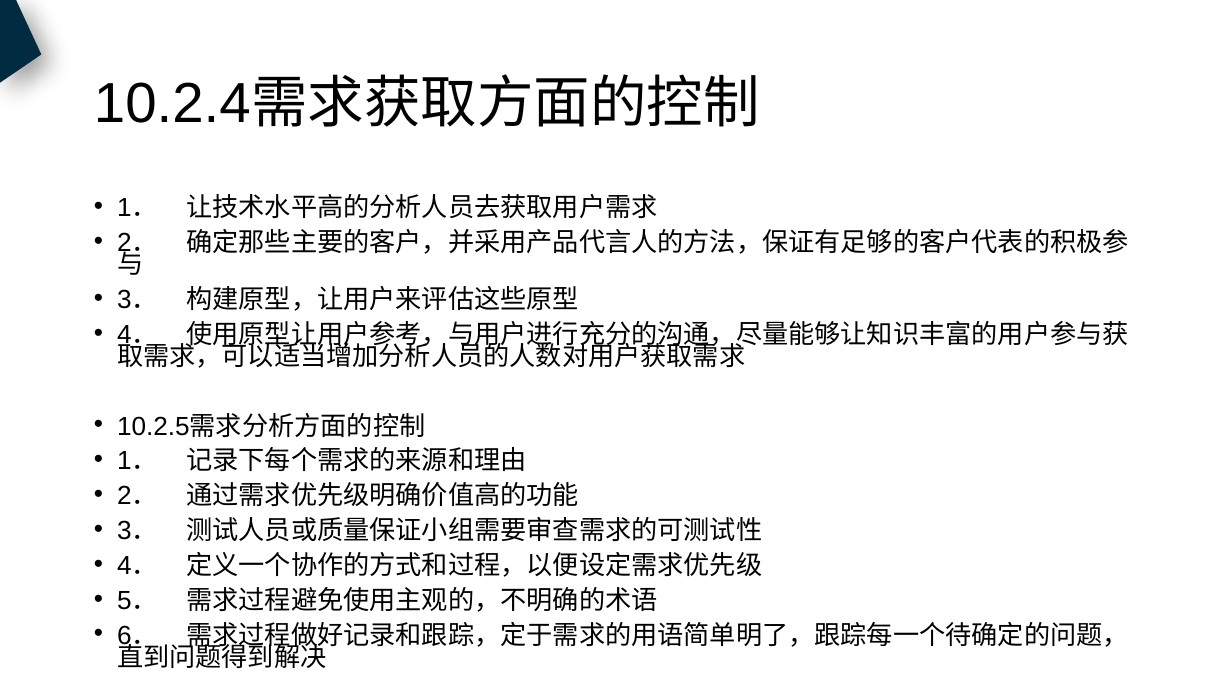
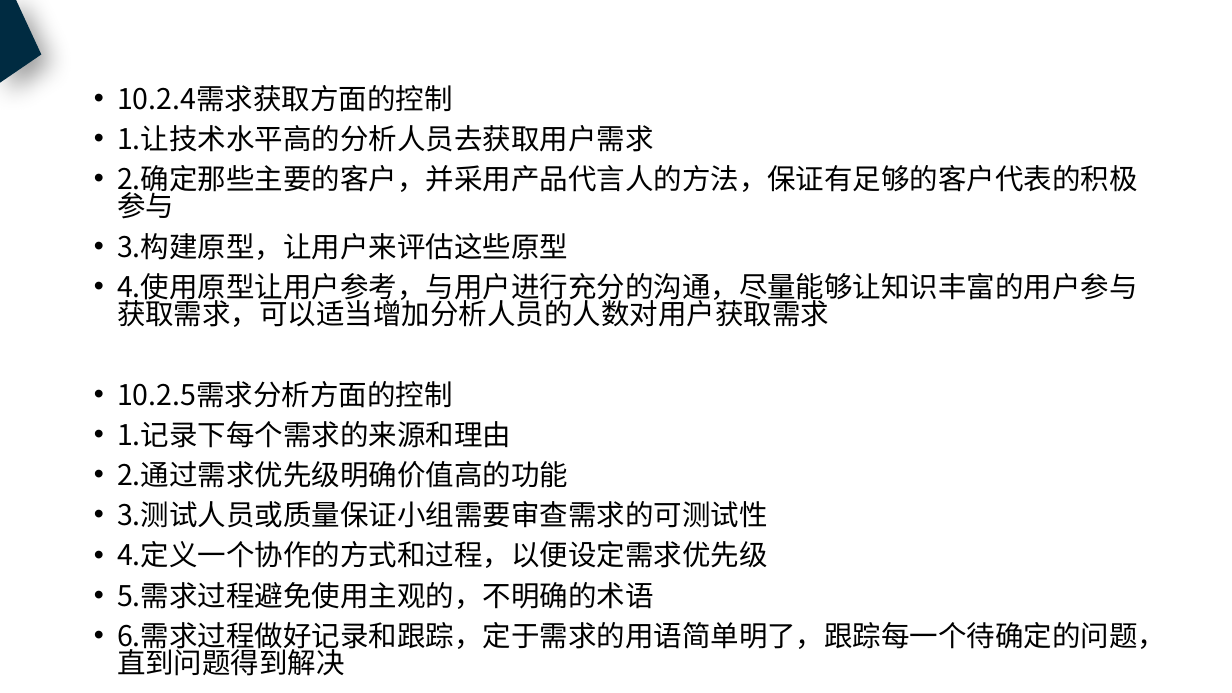
Before and after one commit to PRD2018-G18/PRD2018, a slide deck: slide 46 of 非受控文档/过程文档/需求工程计划/需求工程计划.pptx (slide 37 before the commit). Drawn at 1232x693 pixels with LibreOffice and Linux fonts; fonts in the diff are those of the drawing. Boxes give left, top, right and bottom in pixels: in the first picture for what was removed or moved away, otherwise in the second. Text is boxed around its words. In the diff, an @@ line names an element or a change of style, - is before the commit and + after.

```diff
--- a/非受控文档/过程文档/需求工程计划/需求工程计划.pptx
+++ b/非受控文档/过程文档/需求工程计划/需求工程计划.pptx
@@ text "10.2.4需求获取方面的控制": place and size @@
-text "10.2.4需求获取方面的控制" at box(117, 194, 1128, 668)
+text "10.2.4需求获取方面的控制" at box(117, 85, 1166, 676)
@@ title removed at box(94, 77, 760, 127) @@
-10.2.4需求获取方面的控制
@@ text at box(117, 85, 1138, 327): text changed; size 20.4 to 22.2 pt; font Arial to Noto Sans CJK SC @@
-• 1． 让技术水平高的分析人员去获取用户需求
-• 2． 确定那些主要的客户，并采用产品代言人的方法，保证有足够的客户代表的积极参与
-• 3． 构建原型，让用户来评估这些原型
-• 4． 使用原型让用户参考，与用户进行充分的沟通，尽量能够让知识丰富的用户参与获取需求，可以适当增加分析人员的人数对用户获取需求
+• 10.2.4需求获取方面的控制
+• 1.让技术水平高的分析人员去获取用户需求
+• 2.确定那些主要的客户，并采用产品代言人的方法，保证有足够的客户代表的积极参与
+• 3.构建原型，让用户来评估这些原型
+• 4.使用原型让用户参考，与用户进行充分的沟通，尽量能够让知识丰富的用户参与获取需求，可以适当增加分析人员的人数对用户获取需求
@@ text at box(117, 381, 452, 408): size 20.4 to 22.2 pt, font Arial to Noto Sans CJK SC in "10.2.5需求分析方面的控制"; line spacing 0.7 to 0.8 @@
@@ text at box(117, 421, 1166, 676): text changed; size 20.4 to 22.2 pt; font Arial to Noto Sans CJK SC @@
-• 1． 记录下每个需求的来源和理由
-• 2． 通过需求优先级明确价值高的功能
-• 3． 测试人员或质量保证小组需要审查需求的可测试性
-• 4． 定义一个协作的方式和过程，以便设定需求优先级
-• 5． 需求过程避免使用主观的，不明确的术语
-• 6． 需求过程做好记录和跟踪，定于需求的用语简单明了，跟踪每一个待确定的问题，直到问题得到解决
+• 1.记录下每个需求的来源和理由
+• 2.通过需求优先级明确价值高的功能
+• 3.测试人员或质量保证小组需要审查需求的可测试性
+• 4.定义一个协作的方式和过程，以便设定需求优先级
+• 5.需求过程避免使用主观的，不明确的术语
+• 6.需求过程做好记录和跟踪，定于需求的用语简单明了，跟踪每一个待确定的问题，直到问题得到解决
```
Also in this commit, not shown: 37 other slides changed, 13 slides added, 3 slides removed, 5 other files.
